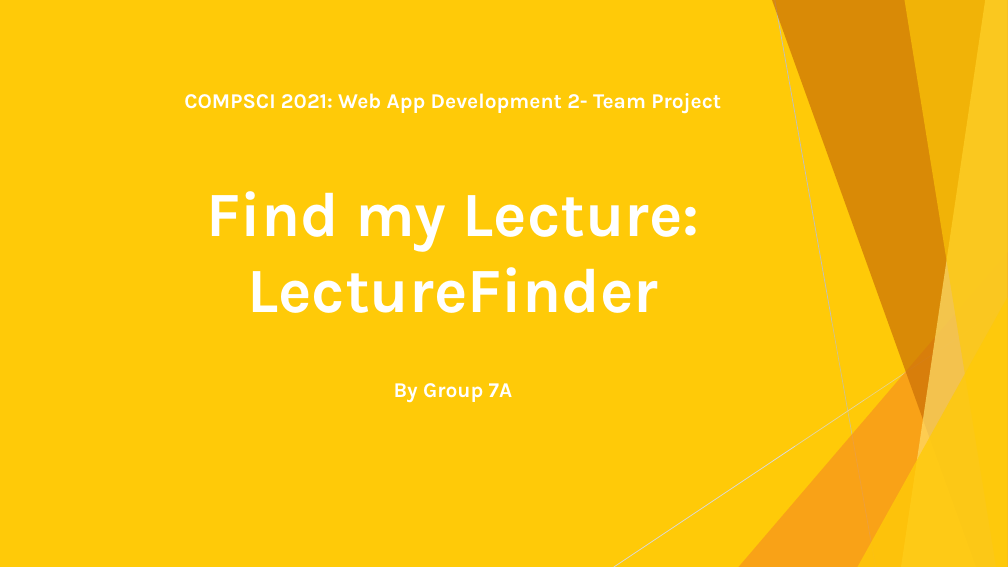
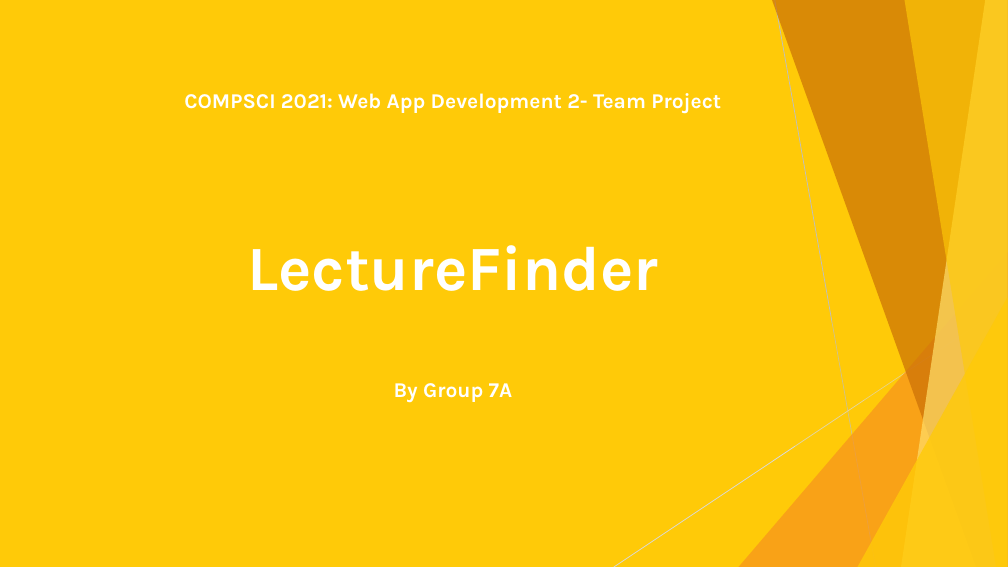
Before and after one commit to Ishitanarsiker/WAD2_GroupProject, a slide deck: slide 1 of Presentation.pptx. Drawn at 1008x567 pixels with LibreOffice and Linux fonts; fonts in the diff are those of the drawing. Boxes give left, top, right and bottom in pixels: in the first picture for what was removed or moved away, otherwise in the second. Text is boxed around its words. In the diff, an @@ line names an element or a change of style, - is before the commit and + after.

```diff
--- a/Presentation.pptx
+++ b/Presentation.pptx
@@ title at bbox=[247, 245, 658, 291]: text changed @@
-Find my Lecture: LectureFinder
+LectureFinder
```
Also in this commit, not shown: 2 other slides changed, 15 other files.
